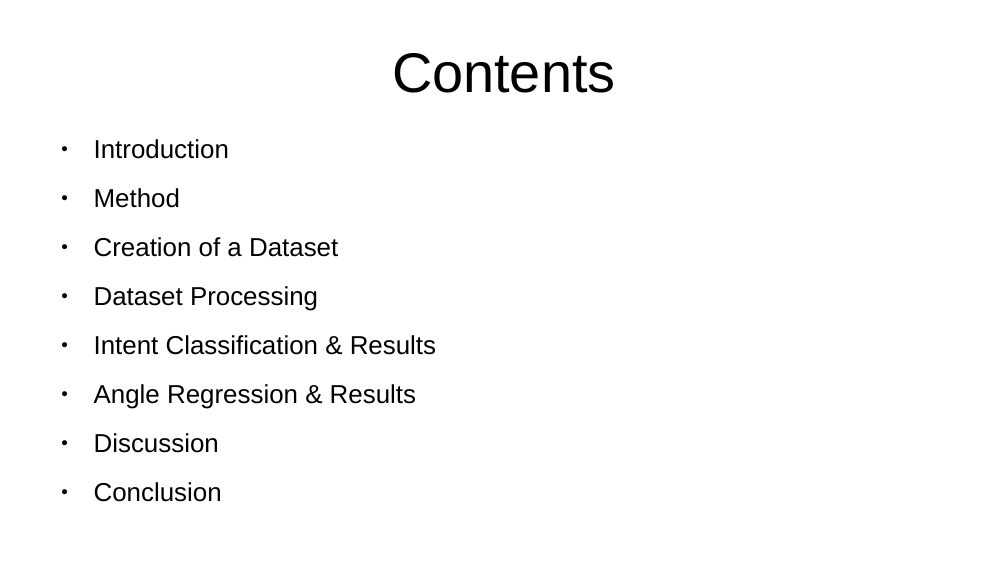
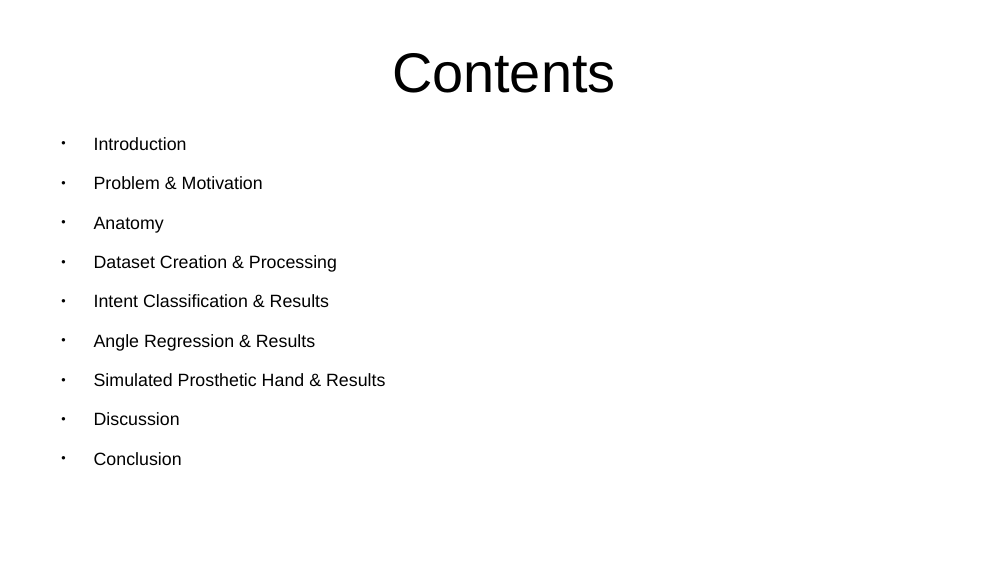
Before and after one commit to thom9258/masters-thesis, a slide deck: slide 2 of presentation/Presentation.odp. Drawn at 1008x567 pixels with LibreOffice and Linux fonts; fonts in the diff are those of the drawing. Boxes give left, top, right and bottom in pixels: in the first picture for what was removed or moved away, otherwise in the second. Text is boxed around its words. In the diff, an @@ line names an element or a change of style, - is before the commit and + after.

Commit message:
more presentation stuff

```diff
--- a/presentation/Presentation.odp
+++ b/presentation/Presentation.odp
@@ text at bbox=[94, 137, 329, 465]: size 20.4 to 14 pt in "Introduction", "Intent Classification & Results", "Angle Regression & Results", "Discussion" and 1 more places @@
@@ text at bbox=[94, 176, 337, 272]: text changed; size 20.4 to 14 pt @@
-● Method
-● Creation of a Dataset
-● Dataset Processing
+● Problem & Motivation
+● Anatomy
+● Dataset Creation & Processing
@@ text at bbox=[94, 373, 385, 386]: paragraph added @@
+● Simulated Prosthetic Hand & Results
```
Also in this commit, not shown: 10 other slides changed, 4 slides added, 2 slides removed.
